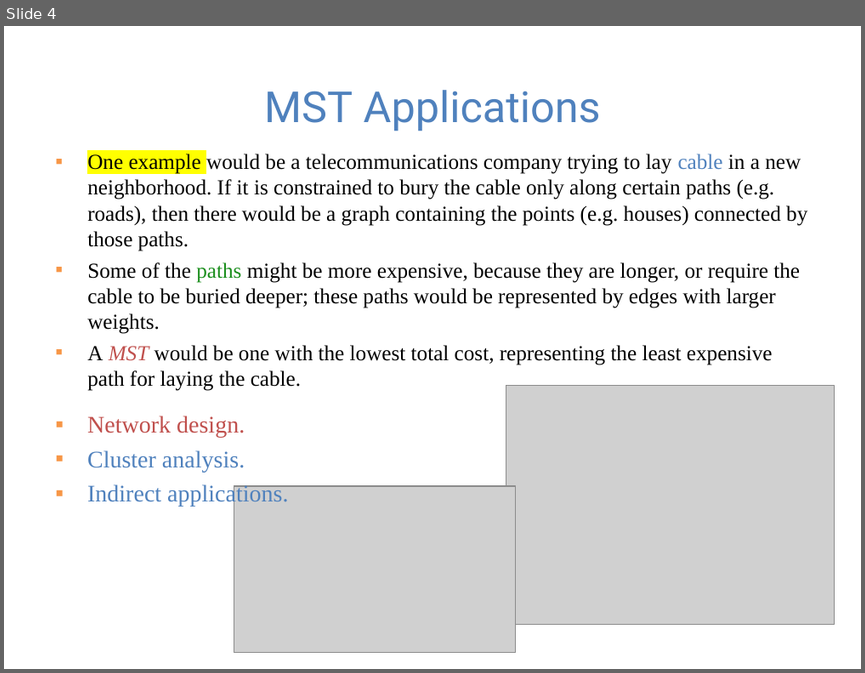
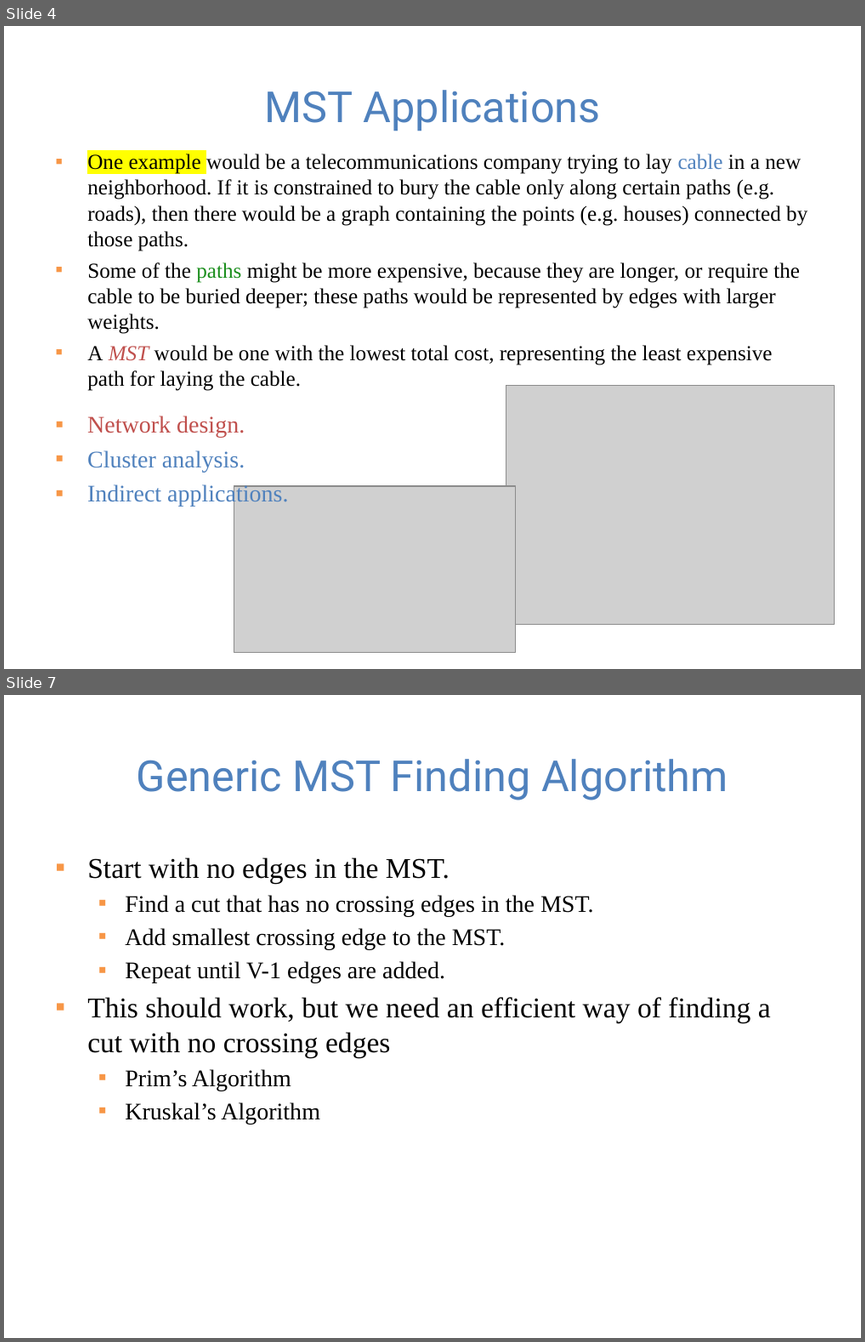
Before and after one commit to guhofstra/CSC111Fa25, a slide deck: PPTs/Lecture 12-minimum spanning trees.pptx. Shown one above the other, each under a label of ours: slide 4 before the commit, slides 4 and 7 after it; the slides between them are not shown. The pictures are 865x673 and 865x1342 pixels, drawn with LibreOffice and Linux fonts; fonts in the diff are those of the drawing; grey boxes stand for pictures. Boxes give left, top, right and bottom in pixels: in the first picture for what was removed or moved away, otherwise in the second. Text is boxed around its words. In the diff, an @@ line names an element or a change of style, - is before the commit and + after.

```diff
--- a/PPTs/Lecture 12-minimum spanning trees.pptx
+++ b/PPTs/Lecture 12-minimum spanning trees.pptx
@@ slide 7 added at bbox=[4, 695, 861, 1338], background #FFFFFF @@
@@ title added at bbox=[137, 759, 728, 800], 36 pt, text #4F81BD @@
+Generic MST Finding Algorithm
@@ text added at bbox=[87, 857, 771, 1124], 20 pt, text #000000 @@
+▪ Start with no edges in the MST.
+  ▪ Find a cut that has no crossing edges in the MST.
+  ▪ Add smallest crossing edge to the MST.
+  ▪ Repeat until V-1 edges are added.
+▪ This should work, but we need an efficient way of finding a cut with no crossing edges
+  ▪ Prim’s Algorithm
+  ▪ Kruskal’s Algorithm
```
Also in this commit, not shown: 4 slides changed, 15 other slides added, 3 other files.
